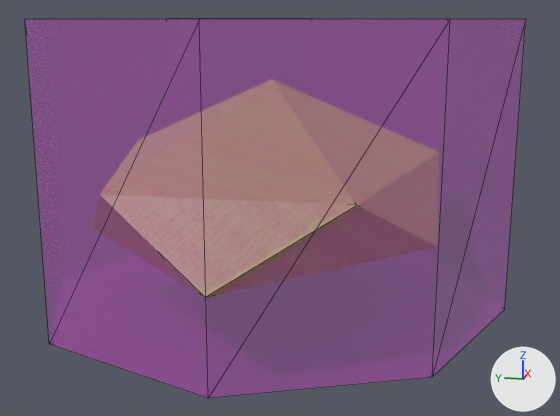
The COLLADA model beamng-props/rocks/export/dae/rock_large_tan_a.dae as it was, and as the next commit left it.
One viewpoint serves both versions: a 50 mm lens placed at (-4.61, -0.97, 1.72), pointed at (-0.05, -0.06, 0.58). Arrows for +X, +Y and +Z are at lower right; the lights stay in place. The picture after the commit comes second. Mesh edges are drawn as thin lines. Where no turn or scale is listed for an object, it has been applied to the vertices.

In view in the first picture: 'Colmesh_rock-1', 'rock_large_tan_a_a800'.
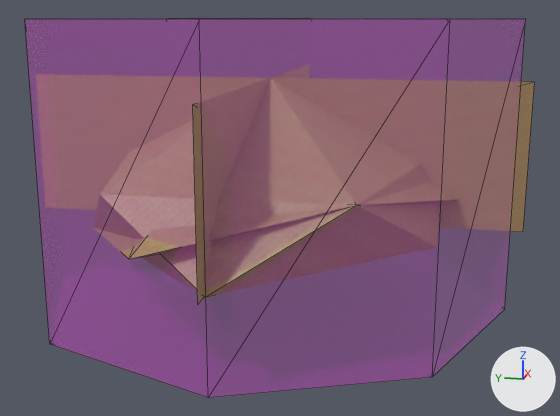
Where the newer file only moved an object's origin or applied its transform, the numbers keep the older frame.

Where the change shows, as pixel boxes (x1, y1, x2, y2) in the pictures (560 x 416 px):
'rock_large_tan_a_a50', added: after (193, 82, 535, 304)
'rock_large_tan_a_a200', added (mostly hidden): after (120, 205, 356, 259)

The change, as a list of edits to the scene's bpy script:
```text
Add me_rock_large_tan_a_a50:
    me_rock_large_tan_a_a50.from_pydata(...)  # 8 vertices, 4 faces; spans x -1.52..1.52, y -1.51..1.54, z 0.49..1.37
    me_rock_large_tan_a_a50.materials.append(mat_rock_007)  # picture img_rock_tan_png
Add me_rock_large_tan_a_a200:
    me_rock_large_tan_a_a200.from_pydata(...)  # 7 vertices, 10 faces; spans x -1.44..1.48, y -1.16..1.0, z 0.5..1.36
    me_rock_large_tan_a_a200.materials.append(mat_rock_007)  # picture img_rock_tan_png
Add ob_rock_large_tan_a_a50:
    ob_rock_large_tan_a_a50 = bpy.data.objects.new('rock_large_tan_a_a50', me_rock_large_tan_a_a50)
    ob_rock_large_tan_a_a50.location = (0.0, 0.0, 0.0)
Add ob_rock_large_tan_a_a200:
    ob_rock_large_tan_a_a200 = bpy.data.objects.new('rock_large_tan_a_a200', me_rock_large_tan_a_a200)
    ob_rock_large_tan_a_a200.location = (0.0, 0.0, 0.0)
```
